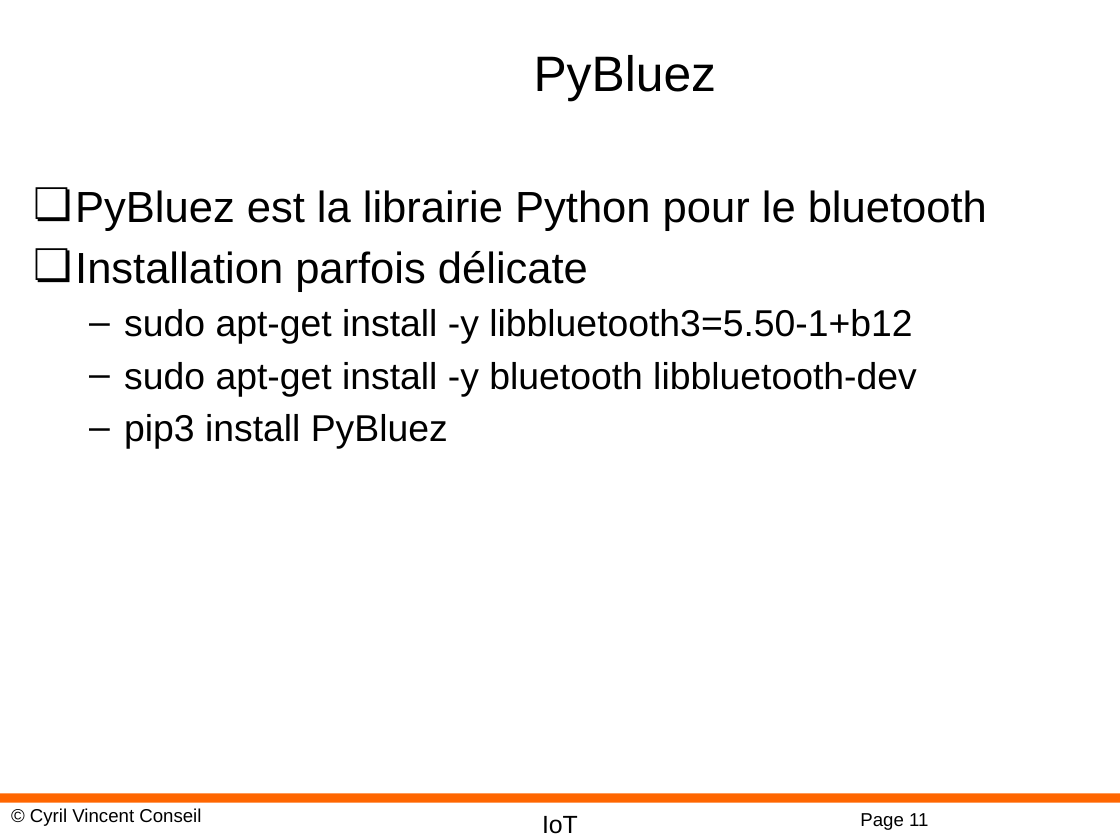
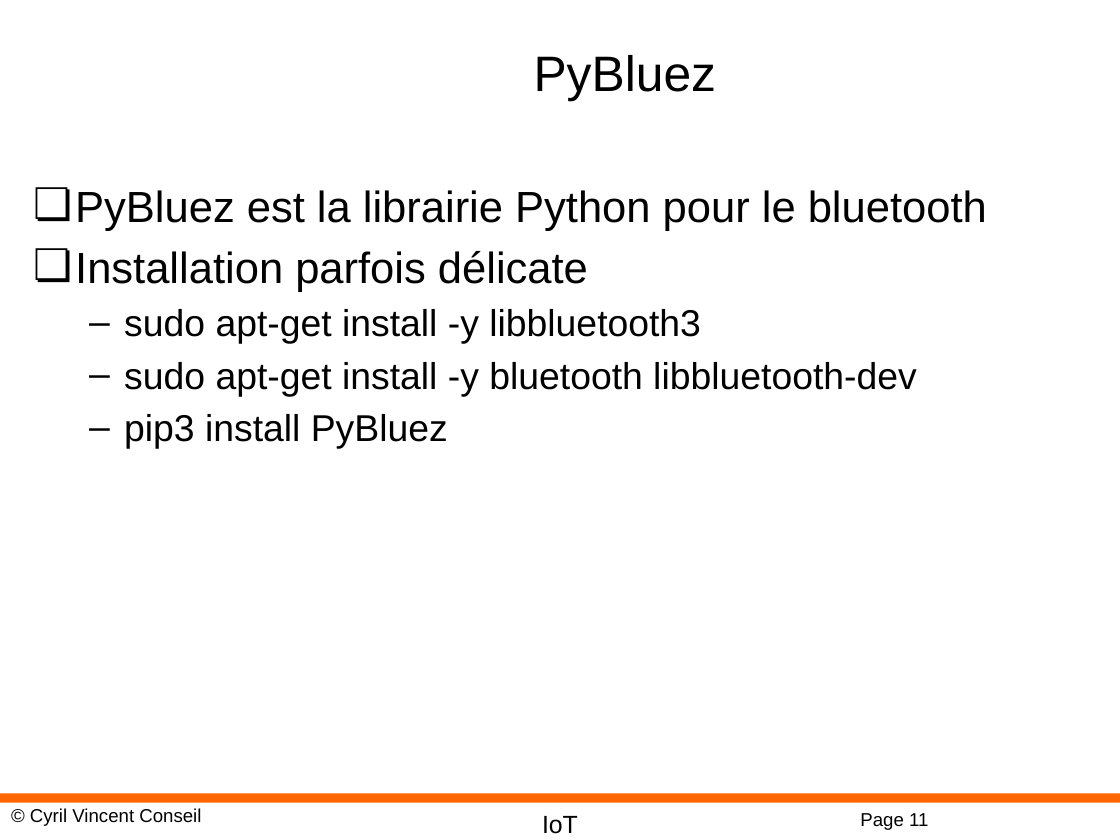
Before and after one commit to cyrilvincent/IoT, a slide deck: slide 11 of ppt/IoT09-Wireless.pptx. Drawn at 1120x840 pixels with LibreOffice and Linux fonts; fonts in the diff are those of the drawing; background and template pictures are left out. Boxes give left, top, right and bottom in pixels: in the first picture for what was removed or moved away, otherwise in the second. Text is boxed around its words. In the diff, an @@ line names an element or a change of style, - is before the commit and + after.

```diff
--- a/ppt/IoT09-Wireless.pptx
+++ b/ppt/IoT09-Wireless.pptx
@@ text at (124,309,701,344): text changed @@
-  – sudo apt-get install -y libbluetooth3=5.50-1+b12
+  – sudo apt-get install -y libbluetooth3
```
Also in this commit, not shown: 1 other slide changed, 2 other files.
